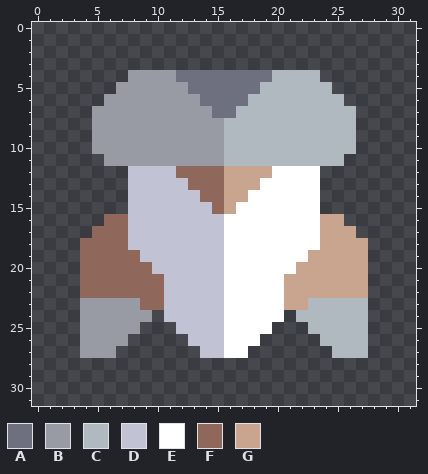
File history of a pixel-art sprite, core/assets-raw/sprites/blocks/turrets/scorch.png. The first picture shows the starting point.
The file is 32x32 pixels. Colours within 5 levels of each other are drawn and written as one.
Palette (. is transparent): A #6e7080  B #989aa4  C #b0b9bf  D #c1c3d4  E #ffffff  F #8f675b  G #c9a58f
Pixels before, first column x 4:
 4 ....BBBBAAAAAAAACCCC....
 5 ...BBBBBBAAAAAACCCCCC...
 6 ..BBBBBBBBAAAACCCCCCCC..
 7 .BBBBBBBBBBAACCCCCCCCCC.
 8 .BBBBBBBBBBBCCCCCCCCCCC.
 9 .BBBBBBBBBBBCCCCCCCCCCC.
10 .BBBBBBBBBBBCCCCCCCCCCC.
11 ..BBBBBBBBBBCCCCCCCCCC..
12 ....DDDDFFFFGGGGEEEE....
13 ....DDDDDFFFGGGEEEEE....
14 ....DDDDDDFFGGEEEEEE....
15 ....DDDDDDDFGEEEEEEE....
16 ..FFDDDDDDDDEEEEEEEEGG..
17 .FFFDDDDDDDDEEEEEEEEGGG.
18 FFFFDDDDDDDDEEEEEEEEGGGG
19 FFFFFDDDDDDDEEEEEEEGGGGG
20 FFFFFFDDDDDDEEEEEEGGGGGG
21 FFFFFFFDDDDDEEEEEGGGGGGG
22 FFFFFFFDDDDDEEEEEGGGGGGG
23 BBBBBFFDDDDDEEEEEGGCCCCC
24 BBBBBB.DDDDDEEEEE.CCCCCC
25 BBBBB...DDDDEEEE...CCCCC
26 BBBB.....DDDEEE.....CCCC
27 BBB.......DDEE.......CCC
After:
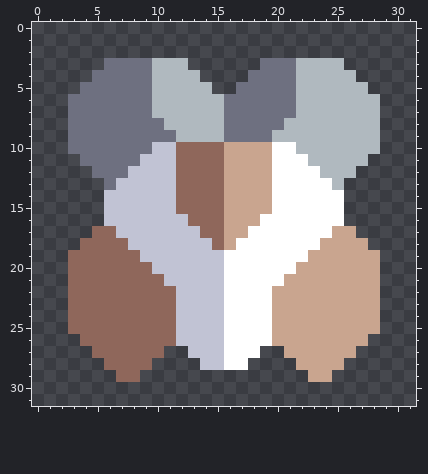
The edit:
The author put colour A in row 3 at x 6 to 9 and 19 to 21; in row 4 at x 5 to 7; in row 5 at x 4 to 6; in row 6 at x 3 to 5; in rows 7 to 10 at x 3 to 4; in row 11 at x 4 to 5.
The author put colour A in row 12 at x 5 to 7; in row 13 at x 6.
Colour B becomes colour A in row 4 at x 8 to 9; in row 5 at x 7 to 9; in row 6 at x 6 to 9; in row 7 at x 5 to 9; in row 8 at x 5 to 10; in row 9 at x 5 to 11.
Colour B becomes colour A in row 10 at x 5 to 9; in row 11 at x 6 to 8.
Colour C becomes colour A in row 4 at x 20 to 21; in row 5 at x 19 to 21; in row 6 at x 18 to 21; in row 7 at x 17 to 21; in row 8 at x 16 to 20; in row 9 at x 16 to 19.
The author put colour C in row 3 at x 10 to 12 and 22 to 25; in row 4 at x 24 to 26; in row 5 at x 25 to 27; in row 6 at x 26 to 28; in rows 7 to 10 at x 27 to 28; in row 11 at x 26 to 27.
The author put colour C in row 12 at x 24 to 26; in row 13 at x 25.
Colour A becomes colour C in row 4 at x 12 to 13; in row 5 at x 13 to 14; in row 6 at x 14 to 15; in row 7 at x 15.
Colour B becomes colour C in row 4 at x 10 to 11; in row 5 at x 10 to 12; in row 6 at x 10 to 13; in row 7 at x 10 to 14; in row 8 at x 11 to 15; in row 9 at x 12 to 15.
The author put colour D in row 13 at x 7; in rows 14 to 15 at x 6 to 7; in row 26 at x 12; in row 27 at x 13; in row 28 at x 14 to 15.
Colour B becomes colour D in row 10 at x 10 to 11; in row 11 at x 9 to 11.
Colour F becomes colour D in row 16 at x 6 to 7; in row 17 at x 7.
The author put colour E in row 13 at x 24; in rows 14 to 15 at x 24 to 25; in row 26 at x 19; in row 27 at x 18; in row 28 at x 16 to 17.
Colour C becomes colour E in row 10 at x 20 to 21; in row 11 at x 20 to 22.
Colour G becomes colour E in row 16 at x 24 to 25; in row 17 at x 24.
The author put colour F in rows 19 to 23 at x 3; in row 24 at x 3 and 10; in row 25 at x 3 and 9 to 11; in row 26 at x 8 to 11; in row 27 at x 7 to 10; in row 28 at x 6 to 9.
The author put colour F in row 29 at x 7 to 8.
Colour B becomes colour F in rows 10 to 11 at x 12 to 15; in row 23 at x 4 to 8; in row 24 at x 4 to 9; in row 25 at x 4 to 8; in row 26 at x 4 to 7; in row 27 at x 5 to 6.
Colour D becomes colour F in row 13 at x 12; in row 14 at x 12 to 13; in row 15 at x 12 to 14; in row 16 at x 13 to 15; in row 17 at x 14 to 15; in row 18 at x 15.
Colour D becomes colour F in rows 22 to 24 at x 11.
The author put colour G in rows 19 to 23 at x 28; in row 24 at x 21 and 28; in row 25 at x 20 to 22 and 28; in row 26 at x 20 to 23; in row 27 at x 21 to 24; in row 28 at x 22 to 25.
The author put colour G in row 29 at x 23 to 24.
Colour C becomes colour G in rows 10 to 11 at x 16 to 19; in row 23 at x 23 to 27; in row 24 at x 22 to 27; in row 25 at x 23 to 27; in row 26 at x 24 to 27; in row 27 at x 25 to 26.
Colour E becomes colour G in row 13 at x 19; in row 14 at x 18 to 19; in row 15 at x 17 to 19; in row 16 at x 16 to 18; in row 17 at x 16 to 17; in row 18 at x 16.
Colour E becomes colour G in rows 22 to 24 at x 20.
The author cleared colour A in row 4 at x 14 to 17; in row 5 at x 15 to 16.
The author cleared colour B in row 27 at x 4.
The author cleared colour C in row 27 at x 27.
Where, in picture pixels (left, top, right, bottom), the same in both pictures:
changed: (68, 58, 380, 382)
